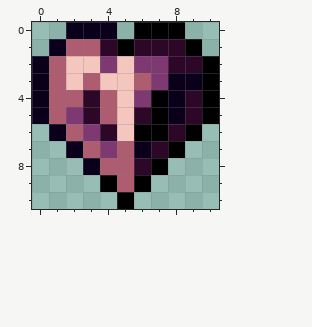
A pixel-art sprite gets an edit: Assets/Textures/UI/ResourceOverlays/SoDFancyHeart.png. This is how it looked before the edit.
The file is 22x22 pixels, drawn in blocks of 2x2; one block is one cell here.
After:
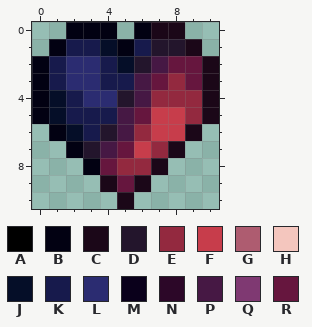
Palette (. is transparent): A #000000  B #020112  C #1b0718  D #23152c  E #93293f  F #c73d4b  G #ae5c70  H #f4c6be  J #050e28  K #171a4c  L #2b2c71  M #0a001b  N #2c0728  P #461844  Q #7f3972  R #66163e
Difference:
Changed rows in their new state; - is an unchanged pixel.
first column x 0:
 0 --BBB-BCC--
 1 -BKKJBKDDC-
 2 BKLLKJDPRRC
 3 BKLLKKPRERC
 4 BJKLLDPEEEC
 5 BJKKKPRFFEC
 6 -BJKDPEFFC-
 7 --BDPRFEC--
 8 ---BREEC---
 9 ----CRC----
10 -----C-----
Where, in picture pixels (left, top, right, bottom), the same in both pictures:
changed: (32, 22, 219, 209)
